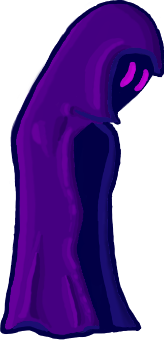
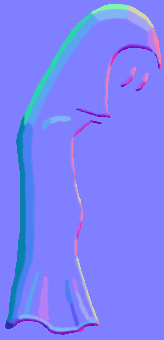
Revision of a layered 164 x 340 image; what changed, layer by layer:
added layer "Warstwa 9" above "Lights_horizontal" over 0, 0, 164, 340
hid "Lights_horizontal", opacity 50% → 100%, blend soft light → normal, painted on it over 0, 0, 164, 340
hid "Eyes" over 92, 46, 156, 110
hid "Body" over 0, 0, 164, 340
